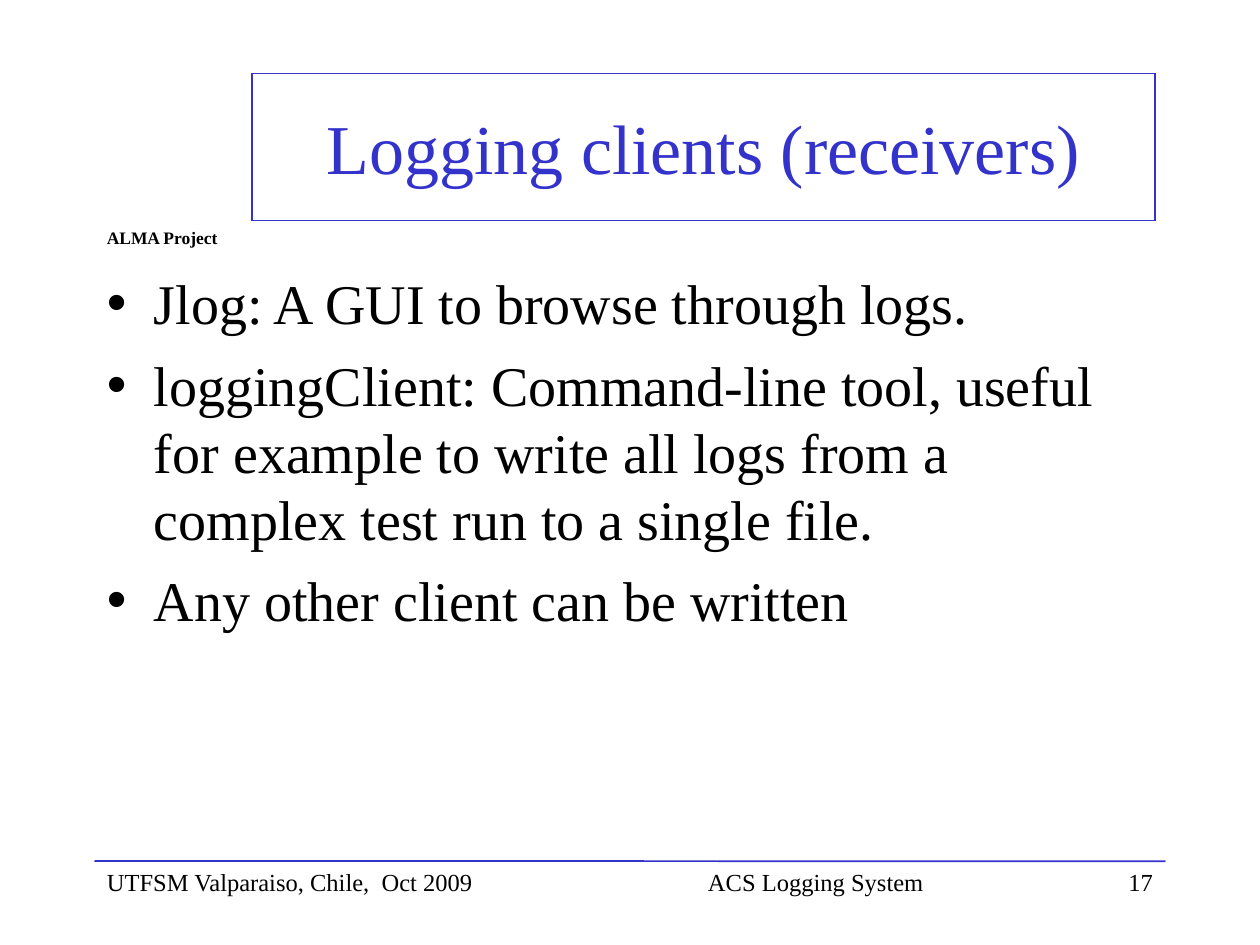
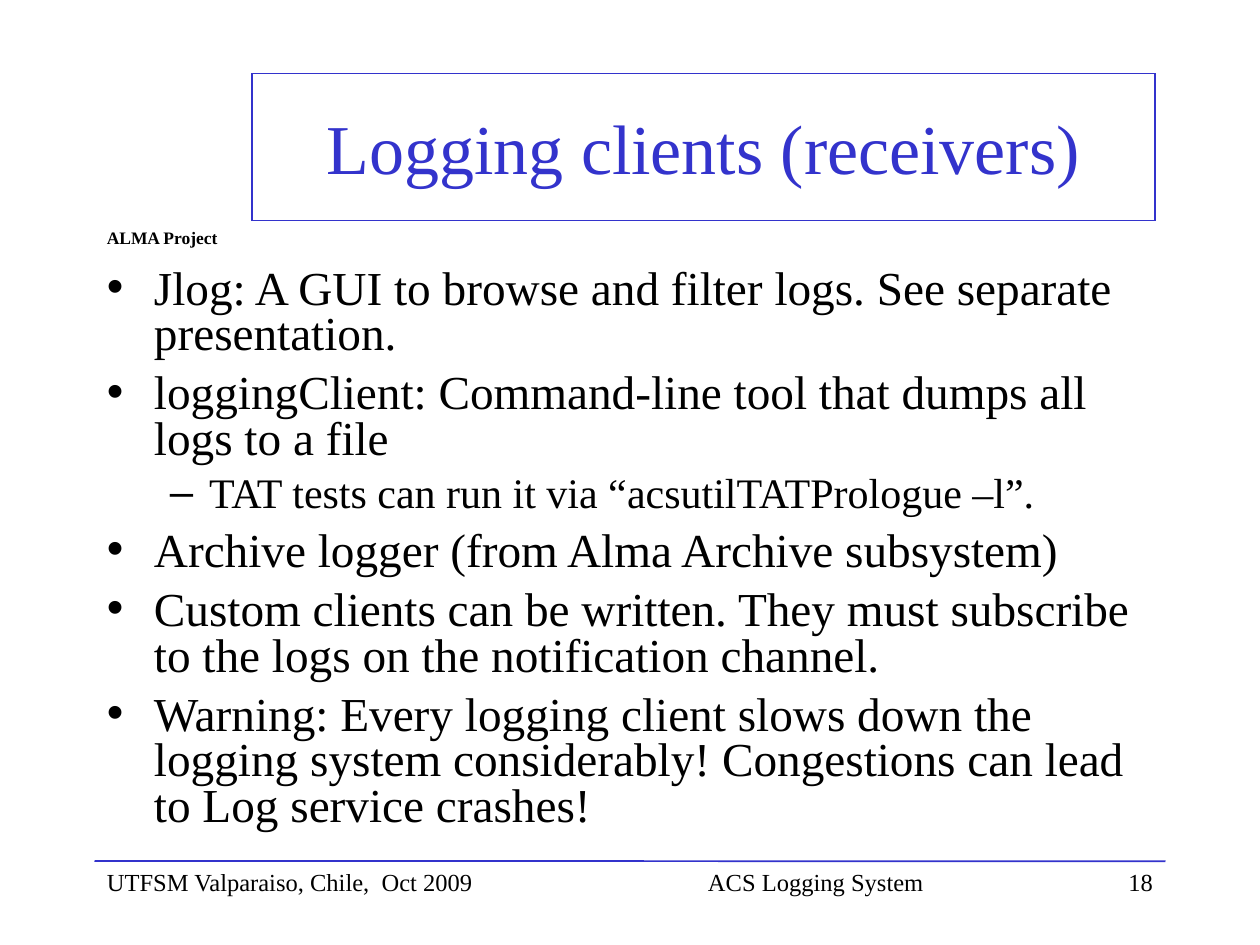
Before and after one commit to ACS-Community/ACS, a slide deck: slide 18 of Documents/ACS-Course/ACSCourse-ACSLoggingSystem.ppt (slide 17 before the commit). Drawn at 1260x945 pixels with LibreOffice and Linux fonts; fonts in the diff are those of the drawing; background and template pictures are left out. Boxes give left, top, right and bottom in pixels: in the first picture for what was removed or moved away, otherwise in the second. Text is boxed around its words. In the diff, an @@ line names an element or a change of style, - is before the commit and + after.

```diff
--- a/Documents/ACS-Course/ACSCourse-ACSLoggingSystem.ppt
+++ b/Documents/ACS-Course/ACSCourse-ACSLoggingSystem.ppt
@@ text at [154, 271, 1129, 831]: text changed; size 32 to 27 pt @@
-• Jlog: A GUI to browse through logs.
-• loggingClient: Command-line tool, useful for example to write all logs from a complex test run to a single file.
-• Any other client can be written
+• Jlog: A GUI to browse and filter logs. See separate presentation.
+• loggingClient: Command-line tool that dumps all logs to a file
+  – TAT tests can run it via “acsutilTATPrologue –l”.
+• Archive logger (from Alma Archive subsystem)
+• Custom clients can be written. They must subscribe to the logs on the notification channel.
+• Warning: Every logging client slows down the logging system considerably! Congestions can lead to Log service crashes!
@@ page number at [1128, 874, 1153, 892]: text changed @@
-17
+18
```
Also in this commit, not shown: 4 other slides changed, 1 slide added.
